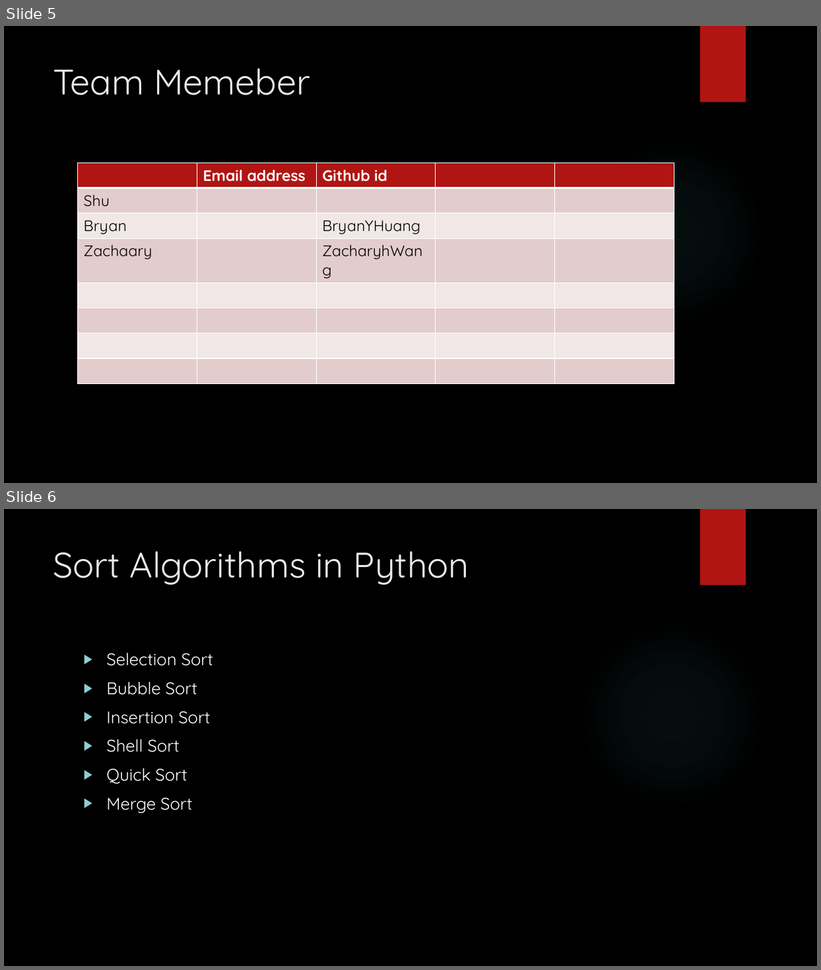
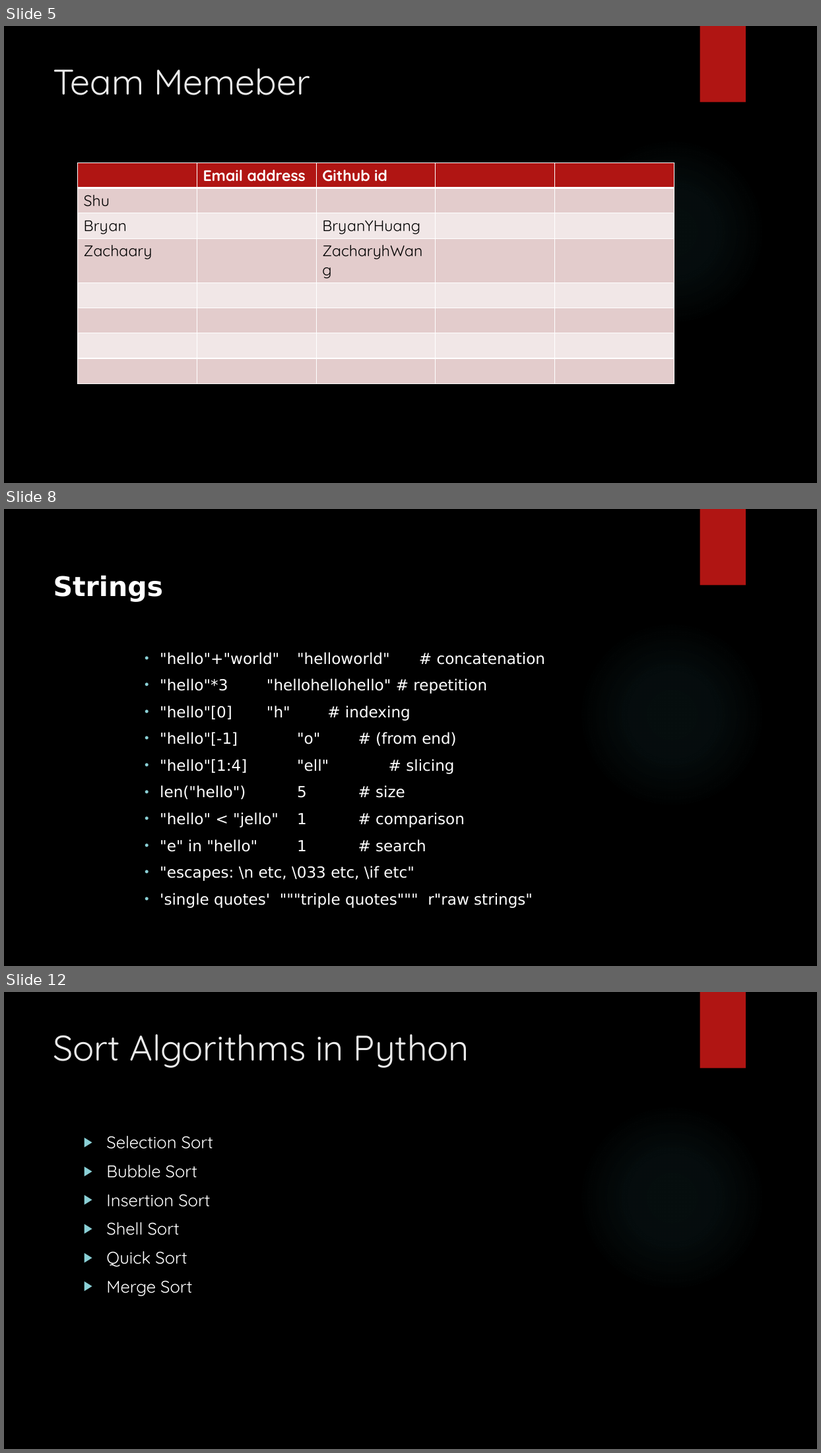
Before and after one commit to stargazingtech/build-discord-bots, a slide deck: build-discord-bots-with-Python.pptx. Shown one above the other, each under a label of ours: slides 5 and 6 before the commit, slides 5, 8 and 12 after it; the slides between them are not shown. The pictures are 821x970 and 821x1453 pixels, drawn with LibreOffice and Linux fonts; fonts in the diff are those of the drawing; background and template pictures are left out. Boxes give left, top, right and bottom in pixels: in the first picture for what was removed or moved away, otherwise in the second. Text is boxed around its words. In the diff, an @@ line names an element or a change of style, - is before the commit and + after.

```diff
--- a/build-discord-bots-with-Python.pptx
+++ b/build-discord-bots-with-Python.pptx
@@ slide 8 added at [4,509,817,966], background picture (left out); not listed: 2 template elements that a slide beside it also shows @@
@@ title added at [54,575,164,602], 32 pt, text #FFFFFF, bold @@
+Strings
@@ text added at [160,652,546,908], 18 pt, text #FFFFFF @@
+    • "hello"+"world" "helloworld" # concatenation
+    • "hello"*3 "hellohellohello" # repetition
+    • "hello"[0] "h" # indexing
+    • "hello"[-1] "o" # (from end)
+    • "hello"[1:4] "ell" # slicing
+    • len("hello") 5 # size
+    • "hello" < "jello" 1 # comparison
+    • "e" in "hello" 1 # search
+    • "escapes: \n etc, \033 etc, \if etc"
+    • 'single quotes' """triple quotes""" r"raw strings"
@@ what was slide 6 is now slide 12 @@
```
Also in this commit, not shown: 1 slide changed, 17 other slides added.
